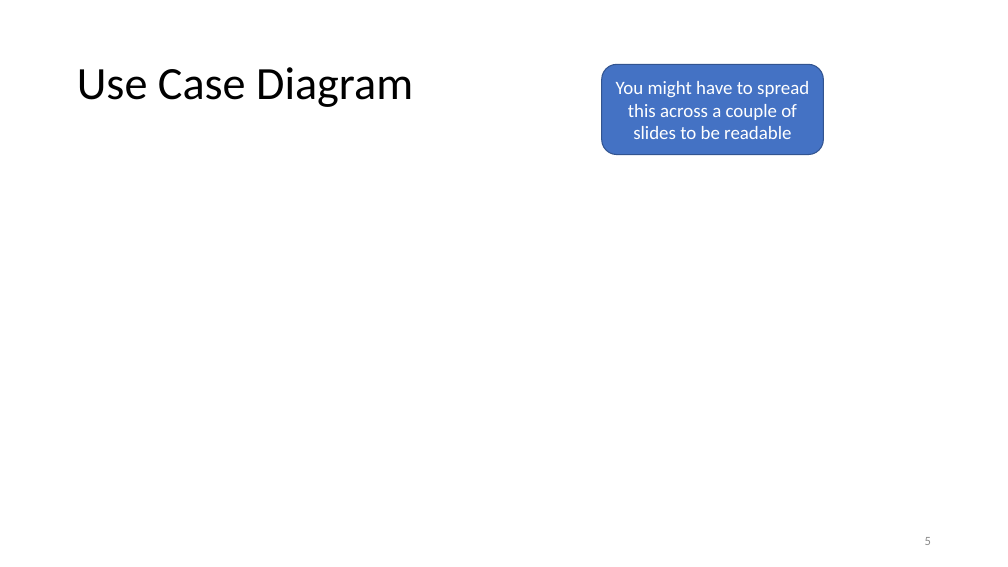
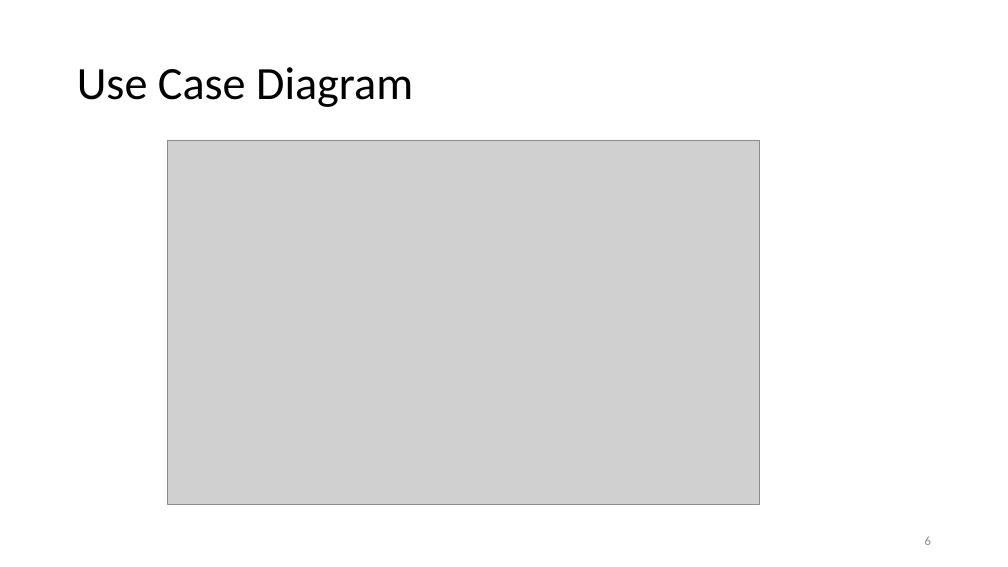
Before and after one commit to datduyng/networkflow.java, a slide deck: slide 6 of slides/increment02-use-case-analysis.pptx (slide 5 before the commit). Drawn at 1008x567 pixels with LibreOffice and Linux fonts; fonts in the diff are those of the drawing; grey boxes stand for pictures. Boxes give left, top, right and bottom in pixels: in the first picture for what was removed or moved away, otherwise in the second. Text is boxed around its words. In the diff, an @@ line names an element or a change of style, - is before the commit and + after.

```diff
--- a/slides/increment02-use-case-analysis.pptx
+++ b/slides/increment02-use-case-analysis.pptx
@@ rounded rectangle removed at (x1=602, y1=64, x2=823, y2=154) @@
-You might have to spread this across a couple of slides to be readable
@@ picture added at (x1=168, y1=140, x2=759, y2=504) @@
```
Also in this commit, not shown: 4 other slides changed, 6 slides added, 3 slides removed, 2 other files.
